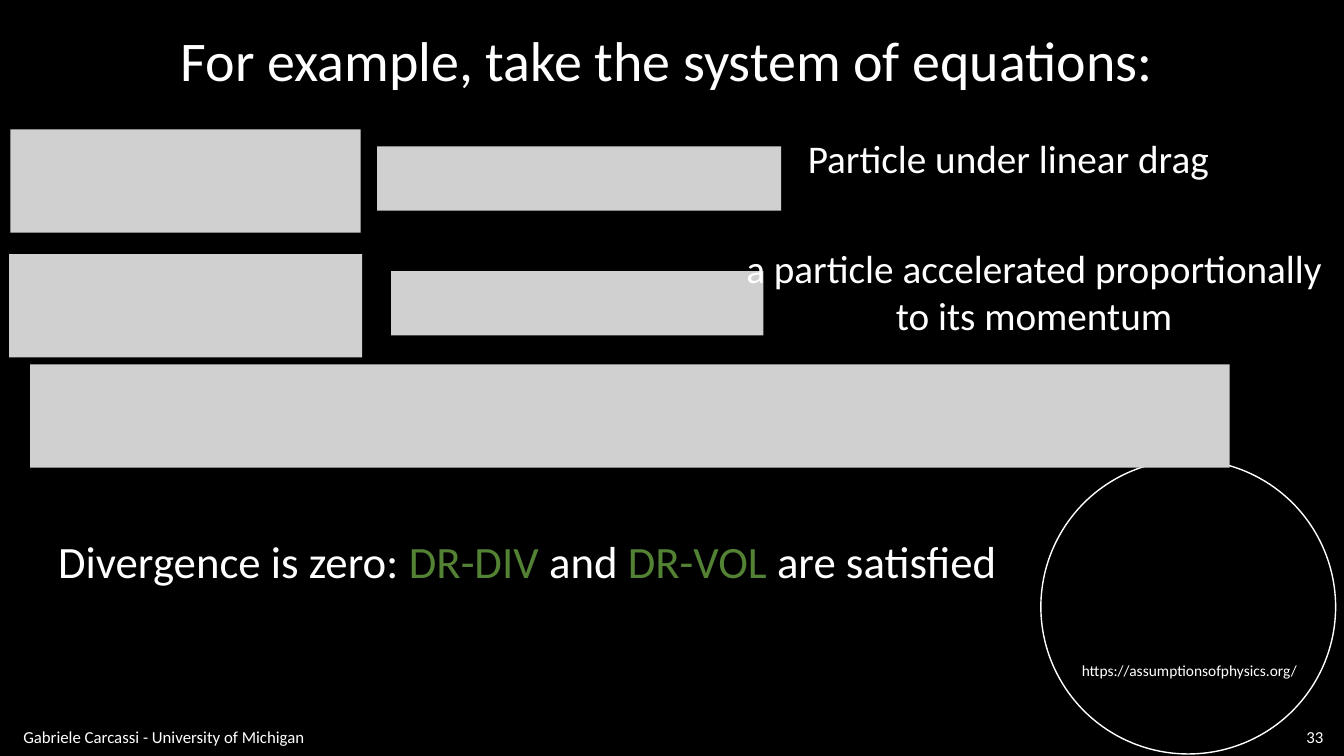
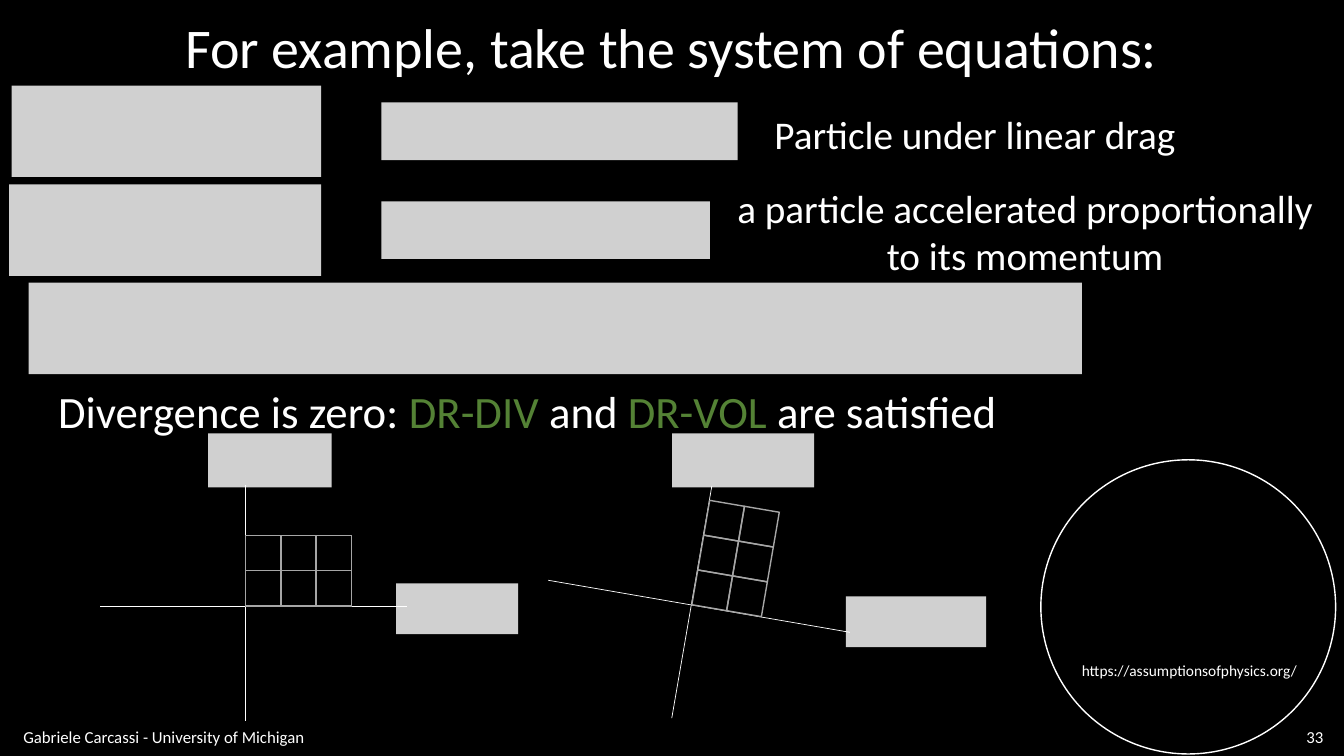
Before and after one commit to assumptionsofphysics/slides, a slide deck: slide 33 of BookCompanions-v2/RP-Class-4.pptx. Drawn at 1344x756 pixels with LibreOffice and Linux fonts; fonts in the diff are those of the drawing; grey boxes stand for pictures; background and template pictures are left out. Boxes give left, top, right and bottom in pixels: in the first picture for what was removed or moved away, otherwise in the second. Text is boxed around its words. In the diff, an @@ line names an element or a change of style, - is before the commit and + after.

```diff
--- a/BookCompanions-v2/RP-Class-4.pptx
+++ b/BookCompanions-v2/RP-Class-4.pptx
@@ text "For example, take the system ..." moved from (x1=181, y1=42, x2=1153, y2=90) to (x1=185, y1=29, x2=1157, y2=77) @@
@@ picture resized from (x1=10, y1=129, x2=361, y2=232) to (x1=12, y1=86, x2=322, y2=177) @@
@@ picture added at (x1=381, y1=103, x2=738, y2=160) @@
@@ text "Particle under linear drag" moved from (x1=808, y1=145, x2=1209, y2=180) to (x1=774, y1=121, x2=1176, y2=156) @@
@@ picture removed at (x1=377, y1=146, x2=781, y2=211) @@
@@ text "a particle accelerated proportionally" rewrapped from (x1=746, y1=250, x2=1321, y2=331) to (x1=737, y1=195, x2=1312, y2=271) @@
@@ picture added at (x1=9, y1=185, x2=322, y2=276) @@
@@ picture added at (x1=381, y1=202, x2=710, y2=259) @@
@@ picture removed at (x1=9, y1=254, x2=362, y2=357) @@
@@ picture added at (x1=29, y1=283, x2=1083, y2=375) @@
@@ picture removed at (x1=391, y1=271, x2=763, y2=336) @@
@@ picture removed at (x1=30, y1=365, x2=1230, y2=468) @@
@@ text "Divergence is zero: DR-DIV and ..." rewrapped from (x1=58, y1=547, x2=996, y2=586) to (x1=58, y1=397, x2=996, y2=440) @@
@@ picture added at (x1=208, y1=434, x2=332, y2=488) @@
@@ picture added at (x1=673, y1=434, x2=815, y2=488) @@
@@ group added at (x1=548, y1=486, x2=850, y2=718): 6 rectangles, 2 lines @@
@@ group added at (x1=101, y1=485, x2=406, y2=721): 6 rectangles, 2 lines @@
@@ picture added at (x1=396, y1=584, x2=518, y2=634) @@
@@ picture added at (x1=846, y1=597, x2=986, y2=647) @@
```
Also in this commit, not shown: 17 other slides changed, 24 slides added.
